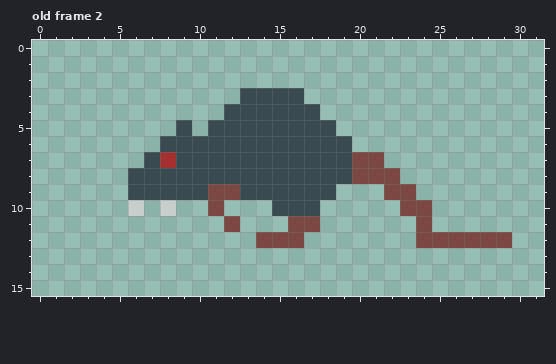
Pixel-art file, stored at aseprite/rat_move.aseprite. Above, as it was before the edit.
32x16 pixels, 6 frames. Shown: old frame 2. The commit also changed other frames, which this record leaves out.
After the commit:
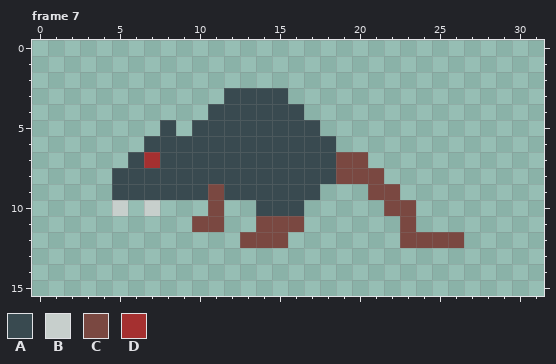
Palette (. is transparent): A #394a50  B #c7cfcc  C #7a4841  D #a53030
A new or re-ordered frame is compared with the old frame closest to it.
Diff:
frames 6 -> 8
--- frame 7 is new; against old frame 2
@@ x 0..31 @@
  2 ................................
- 3 .............AAAA...............
- 4 ............AAAAAA..............
- 5 .........A.AAAAAAAA.............
- 6 ........AAAAAAAAAAAA............
- 7 .......ADAAAAAAAAAAACC..........
- 8 ......AAAAAAAAAAAAAACCC.........
- 9 ......AAAAACCAAAAAA...CC........
-10 ......B.B..C...AAA.....CC.......
-11 ............C...CC......C.......
-12 ..............CCC.......CCCCCC..
+ 3 ............AAAA................
+ 4 ...........AAAAAA...............
+ 5 ........A.AAAAAAAA..............
+ 6 .......AAAAAAAAAAAA.............
+ 7 ......ADAAAAAAAAAAACC...........
+ 8 .....AAAAAAAAAAAAAACCC..........
+ 9 .....AAAAAACAAAAAA...CC.........
+10 .....B.B...C..AAA.....CC........
+11 ..........CC..CCC......C........
+12 .............CCC.......CCCC.....
 13 ................................
